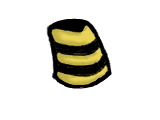
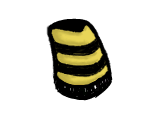
The second 160×120 image is a revision of the first. Changes to its layers:
moved "torso-1.png" above "Layer #1", painted on it over [52, 65, 112, 91]
renamed "Layer copy" to "Layer #1", showed it, painted on it over [52, 65, 113, 101]
